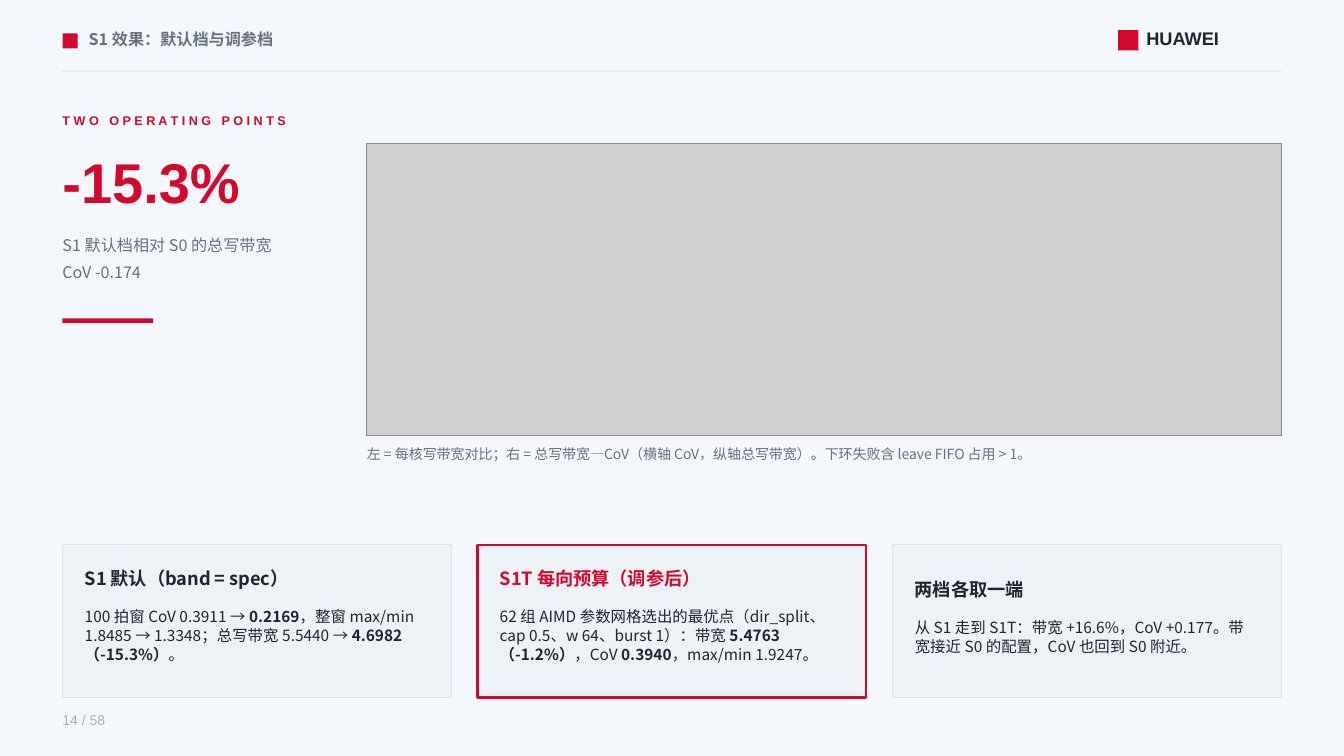
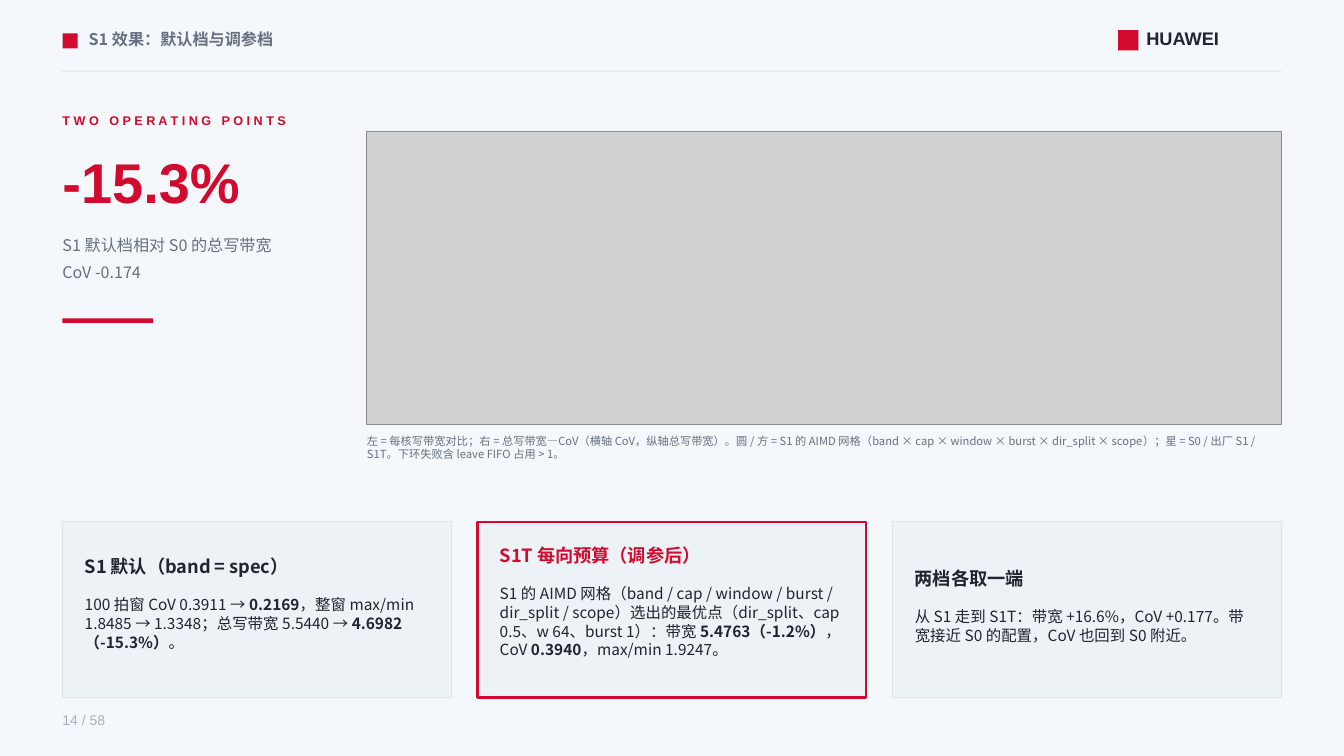
Before and after one commit to lukebest/booksim2, a slide deck: slide 14 of ppt/ring2-write-fairness.pptx. Drawn at 1344x756 pixels with LibreOffice and Linux fonts; fonts in the diff are those of the drawing; grey boxes stand for pictures. Boxes give left, top, right and bottom in pixels: in the first picture for what was removed or moved away, otherwise in the second. Text is boxed around its words. In the diff, an @@ line names an element or a change of style, - is before the commit and + after.

```diff
--- a/ppt/ring2-write-fairness.pptx
+++ b/ppt/ring2-write-fairness.pptx
@@ 4 texts, 1 picture: place and size @@
-4 texts, 1 picture at [85, 143, 1281, 662]
+4 texts, 1 picture at [85, 132, 1281, 650]
@@ text at [367, 435, 1249, 459]: text changed; size 10 to 8 pt @@
-左 = 每核写带宽对比；右 = 总写带宽—CoV（横轴 CoV，纵轴总写带宽）。下环失败含 leave FIFO 占用 > 1。
+左 = 每核写带宽对比；右 = 总写带宽—CoV（横轴 CoV，纵轴总写带宽）。圆 / 方 = S1 的 AIMD 网格（band × cap × window × burst × dir_split × scope）；星 = S0 / 出厂 S1 / S1T。下环失败含 leave FIFO 占用 > 1。
@@ rectangle: place and size @@
-rectangle at [63, 544, 452, 698]
+rectangle at [63, 522, 452, 698]
@@ rectangle: place and size @@
-rectangle at [478, 544, 867, 698]
+rectangle at [478, 522, 867, 698]
@@ rectangle: place and size @@
-rectangle at [893, 544, 1282, 698]
+rectangle at [893, 522, 1282, 698]
@@ text "S1T 每向预算（调参后）": place and size @@
-text "S1T 每向预算（调参后）" at [500, 569, 700, 587]
+text "S1T 每向预算（调参后）" at [500, 546, 700, 564]
@@ text at [500, 586, 841, 658]: text changed @@
-62 组 AIMD 参数网格选出的最优点（dir_split、cap 0.5、w 64、burst 1）：带宽 5.4763（-1.2%），CoV 0.3940，max/min 1.9247。
+S1 的 AIMD 网格（band / cap / window / burst / dir_split / scope）选出的最优点（dir_split、cap 0.5、w 64、burst 1）：带宽 5.4763（-1.2%），CoV 0.3940，max/min 1.9247。
```
Also in this commit, not shown: 1 other slide changed, 3 other files.
